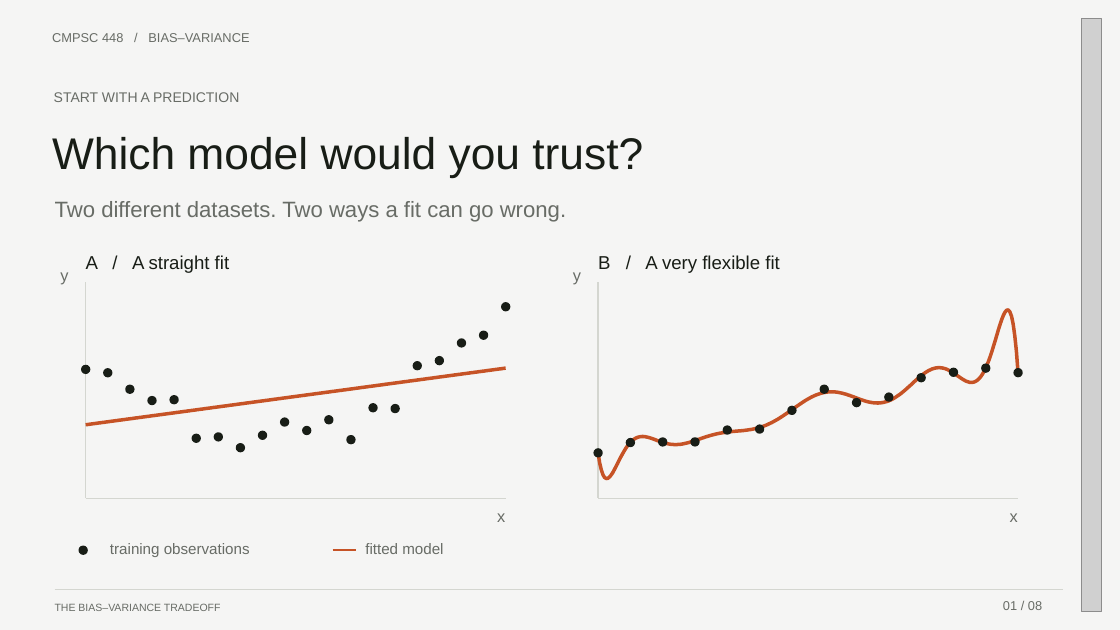
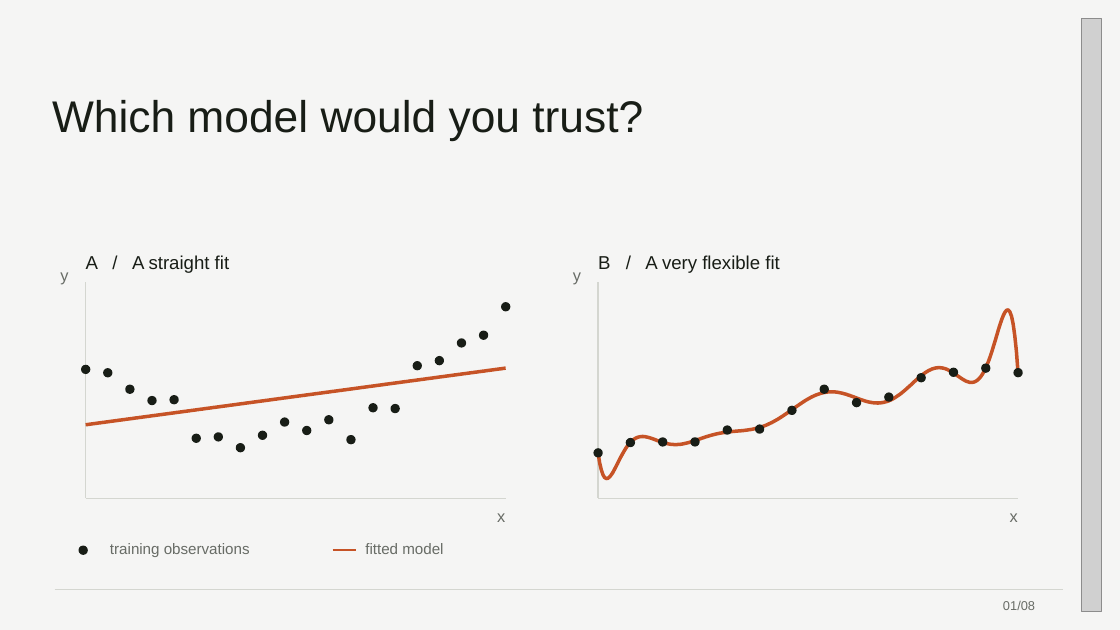
Before and after one commit to 0xABAN/classes, a slide deck: slide 1 of cmpsc-448/presentation/bias-variance-tradeoff.pptx. Drawn at 1120x630 pixels with LibreOffice and Linux fonts; fonts in the diff are those of the drawing; grey boxes stand for pictures. Boxes give left, top, right and bottom in pixels: in the first picture for what was removed or moved away, otherwise in the second. Text is boxed around its words. In the diff, an @@ line names an element or a change of style, - is before the commit and + after.

```diff
--- a/cmpsc-448/presentation/bias-variance-tradeoff.pptx
+++ b/cmpsc-448/presentation/bias-variance-tradeoff.pptx
@@ text removed at (52,33,249,42) @@
-CMPSC 448 / BIAS–VARIANCE
@@ text "Which model would you trust?": place and size @@
-text "Which model would you trust?" at (52,137,643,177)
+text "Which model would you trust?" at (52,100,643,140)
@@ text removed at (54,92,239,102) @@
-START WITH A PREDICTION
@@ text removed at (55,201,566,222) @@
-Two different datasets. Two ways a fit can go wrong.
@@ text removed at (55,603,221,611) @@
-THE BIAS–VARIANCE TRADEOFF
@@ text at (1003,601,1035,610): spaces changed @@
-01 / 08
+01/08
```
Also in this commit, not shown: 7 other slides changed, 2 other files.
